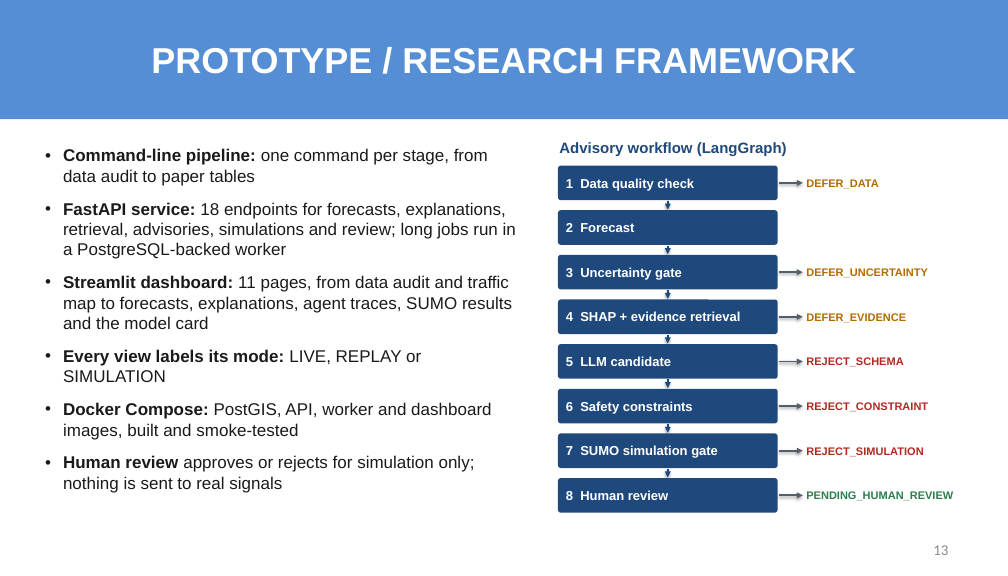
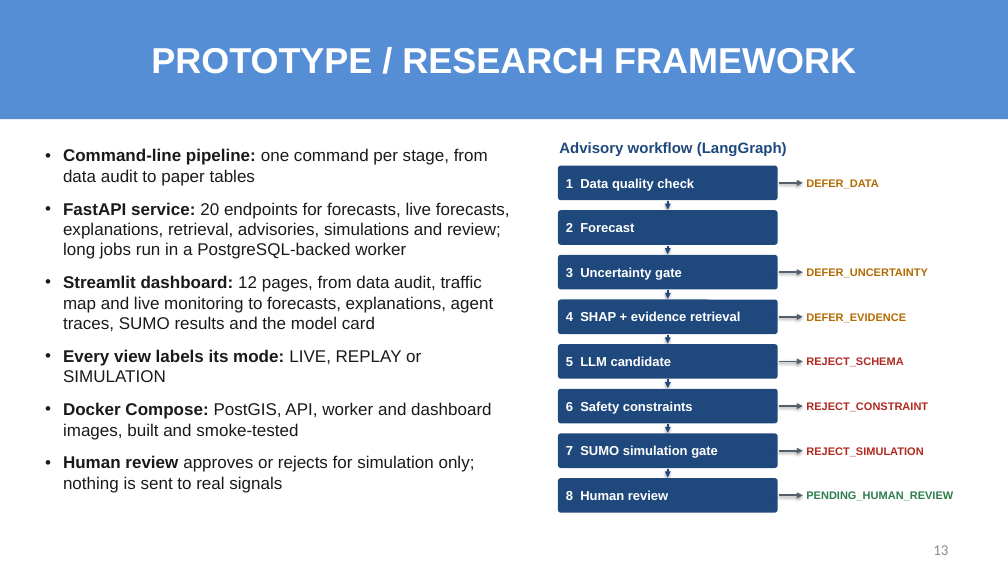
Before and after one commit to sricharansk/Major-Project, a slide deck: slide 13 of presentation/Final_Review_S_K_Sricharan_25MML1010.pptx. Drawn at 1008x576 pixels with LibreOffice and Linux fonts; fonts in the diff are those of the drawing. Boxes give left, top, right and bottom in pixels: in the first picture for what was removed or moved away, otherwise in the second. Text is boxed around its words. In the diff, an @@ line names an element or a change of style, - is before the commit and + after.

```diff
--- a/presentation/Final_Review_S_K_Sricharan_25MML1010.pptx
+++ b/presentation/Final_Review_S_K_Sricharan_25MML1010.pptx
@@ text at bbox=[63, 202, 510, 331]: text changed @@
-• FastAPI service: 18 endpoints for forecasts, explanations, retrieval, advisories, simulations and review; long jobs run in a PostgreSQL-backed worker
-• Streamlit dashboard: 11 pages, from data audit and traffic map to forecasts, explanations, agent traces, SUMO results and the model card
+• FastAPI service: 20 endpoints for forecasts, live forecasts, explanations, retrieval, advisories, simulations and review; long jobs run in a PostgreSQL-backed worker
+• Streamlit dashboard: 12 pages, from data audit, traffic map and live monitoring to forecasts, explanations, agent traces, SUMO results and the model card
```
Also in this commit, not shown: 11 other slides changed, 7 other files.
